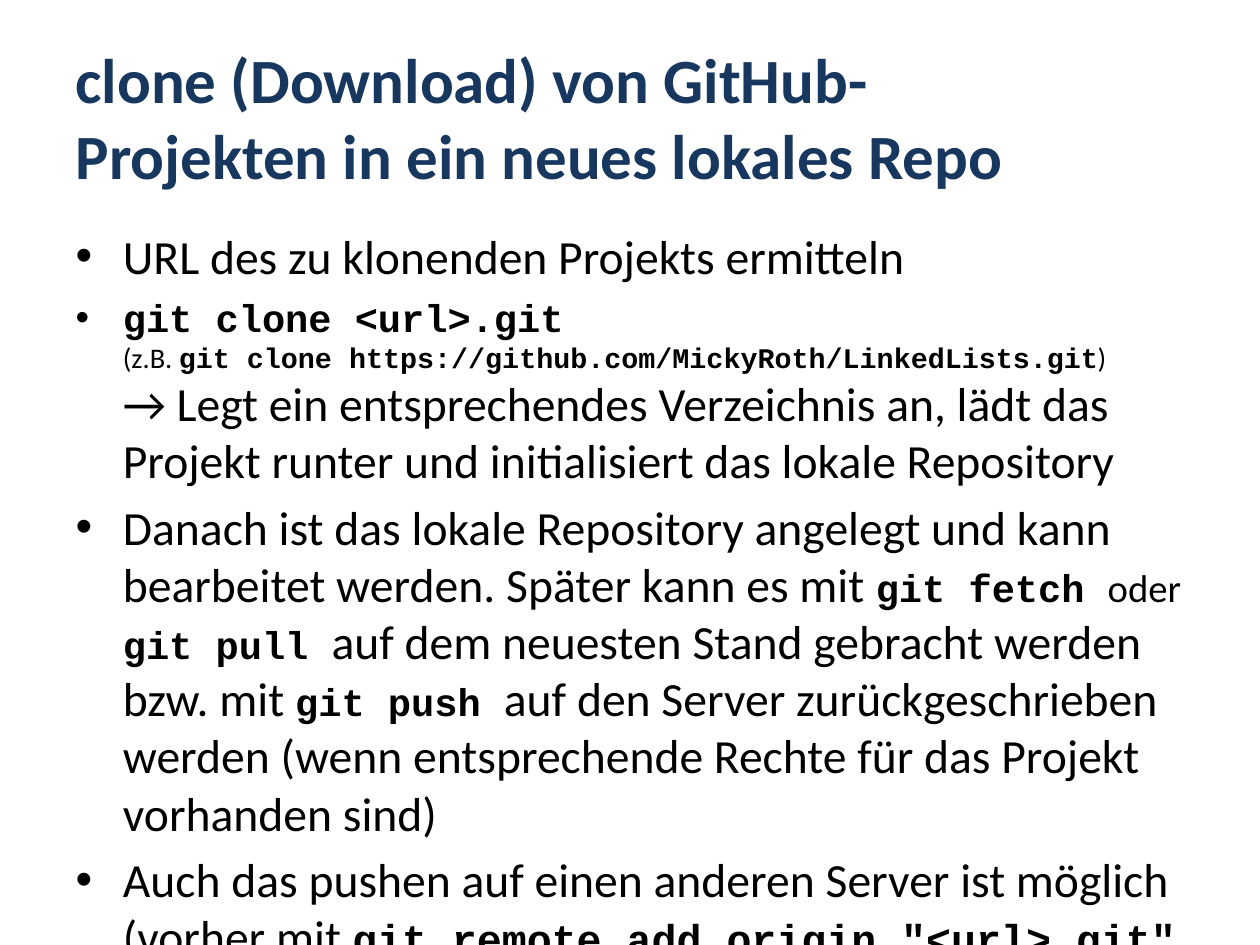
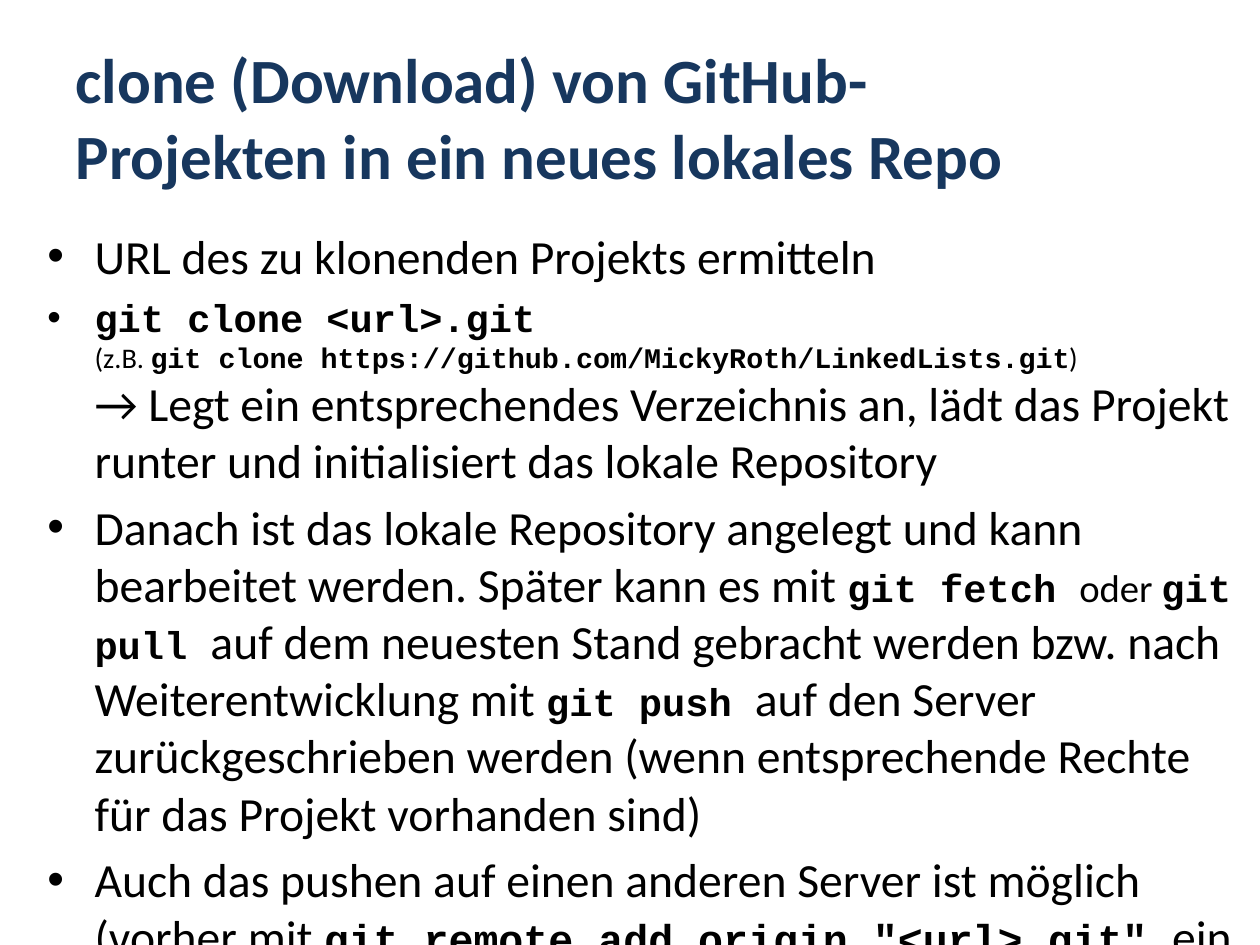
Before and after one commit to MickyRoth/Presentations, a slide deck: slide 18 of Git.pptx (slide 17 before the commit). Drawn at 1260x945 pixels with LibreOffice and Linux fonts; fonts in the diff are those of the drawing; background and template pictures are left out. Boxes give left, top, right and bottom in pixels: in the first picture for what was removed or moved away, otherwise in the second. Text is boxed around its words. In the diff, an @@ line names an element or a change of style, - is before the commit and + after.

```diff
--- a/Git.pptx
+++ b/Git.pptx
@@ text "URL des zu klonenden Projekts ...": place and size @@
-text "URL des zu klonenden Projekts ..." at [123,241,1181,906]
+text "URL des zu klonenden Projekts ..." at [95,241,1231,906]
@@ text at [95,512,1231,839]: text changed @@
-• Danach ist das lokale Repository angelegt und kann bearbeitet werden. Später kann es mit git fetch oder git pull auf dem neuesten Stand gebracht werden bzw. mit git push auf den Server zurückgeschrieben werden (wenn entsprechende Rechte für das Projekt vorhanden sind)
+• Danach ist das lokale Repository angelegt und kann bearbeitet werden. Später kann es mit git fetch oder git pull auf dem neuesten Stand gebracht werden bzw. nach Weiterentwicklung mit git push auf den Server zurückgeschrieben werden (wenn entsprechende Rechte für das Projekt vorhanden sind)
```
Also in this commit, not shown: 3 other slides changed, 1 slide added, 1 other file.
